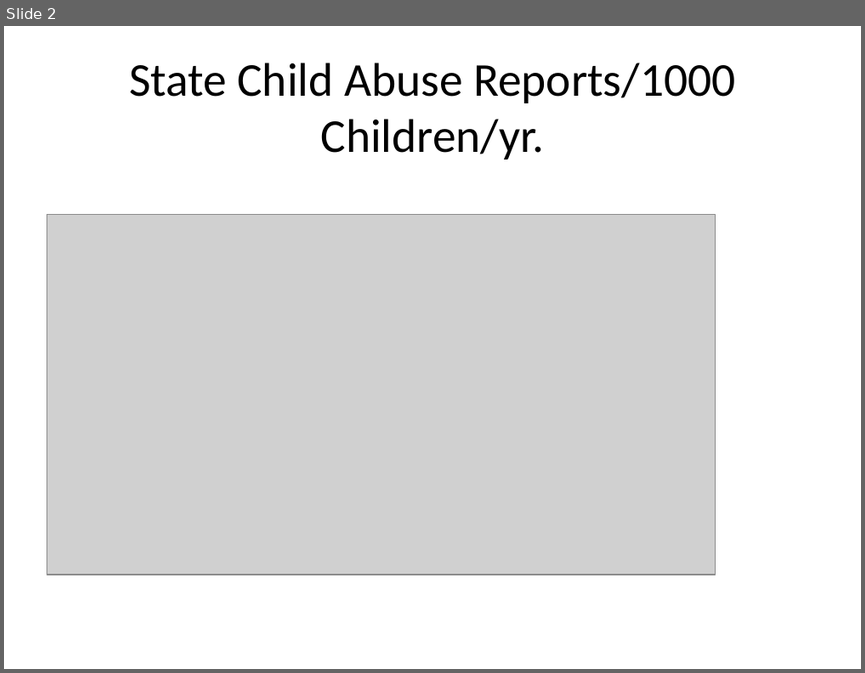
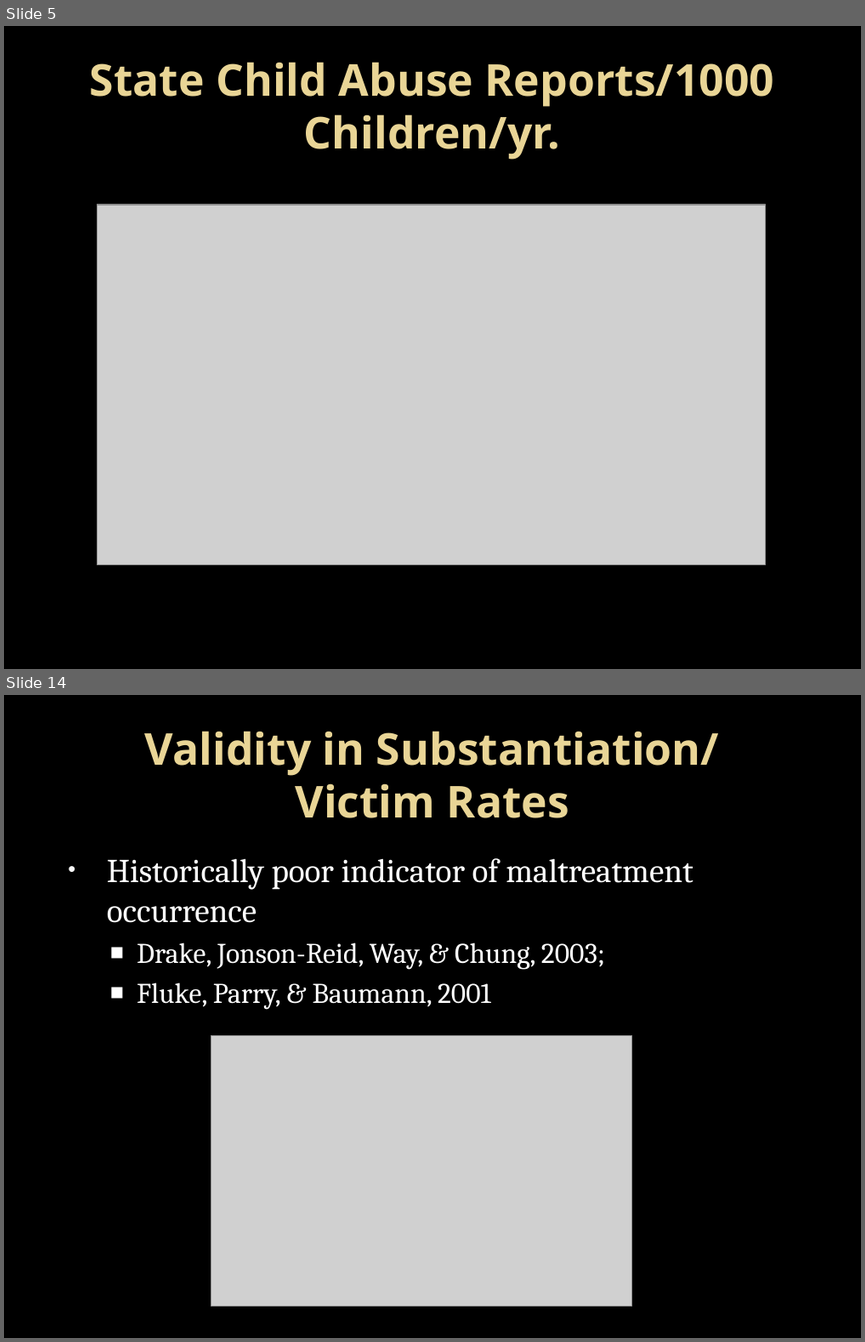
Before and after one commit to OuhscBbmc/SafeCareSpatial, a slide deck: National/chadwick materials/bard_draft1.pptx. Shown one above the other, each under a label of ours: slide 2 before the commit, slides 5 and 14 after it; the slides between them are not shown. The pictures are 865x673 and 865x1342 pixels, drawn with LibreOffice and Linux fonts; fonts in the diff are those of the drawing; grey boxes stand for pictures; background and template pictures are left out. Boxes give left, top, right and bottom in pixels: in the first picture for what was removed or moved away, otherwise in the second. Text is boxed around its words. In the diff, an @@ line names an element or a change of style, - is before the commit and + after.

```diff
--- a/National/chadwick materials/bard_draft1.pptx
+++ b/National/chadwick materials/bard_draft1.pptx
@@ slide 14 added at (4,695,861,1338), background picture (left out) @@
@@ title added at (145,731,719,818), 36.9 pt, text gradient #EAD696 to #E7D081, bold @@
+Validity in Substantiation/
+Victim Rates
@@ text added at (107,858,693,1009), 24 pt, text #FFFFFF @@
+• Historically poor indicator of maltreatment occurrence
+  ■ Drake, Jonson-Reid, Way, & Chung, 2003;
+  ■ Fluke, Parry, & Baumann, 2001
@@ picture added at (211,1035,632,1305) @@
@@ what was slide 2 is now slide 5 @@
@@ slide 5 changed as well @@
@@ background #FFFFFF to picture (left out) @@
@@ title "State Child Abuse Reports/1000 Children/yr." at (90,62,775,159): size 39.6 to 36.9 pt, font Calibri to Noto Sans, text colour #000000 to gradient #EAD696 to #E7D081, bold on @@
@@ picture: place and size @@
-picture at (46,215,715,574)
+picture at (97,204,765,564)
```
Also in this commit, not shown: 1 other slide changed, 21 other slides added, 1 slide removed, 17 other files.
